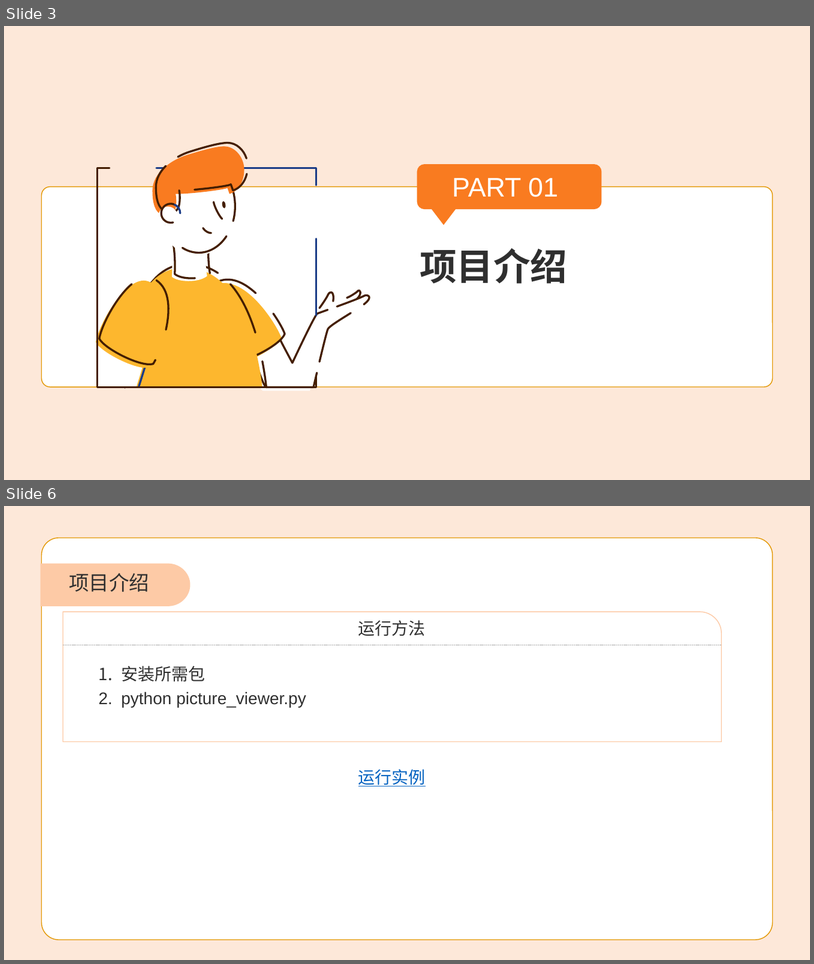
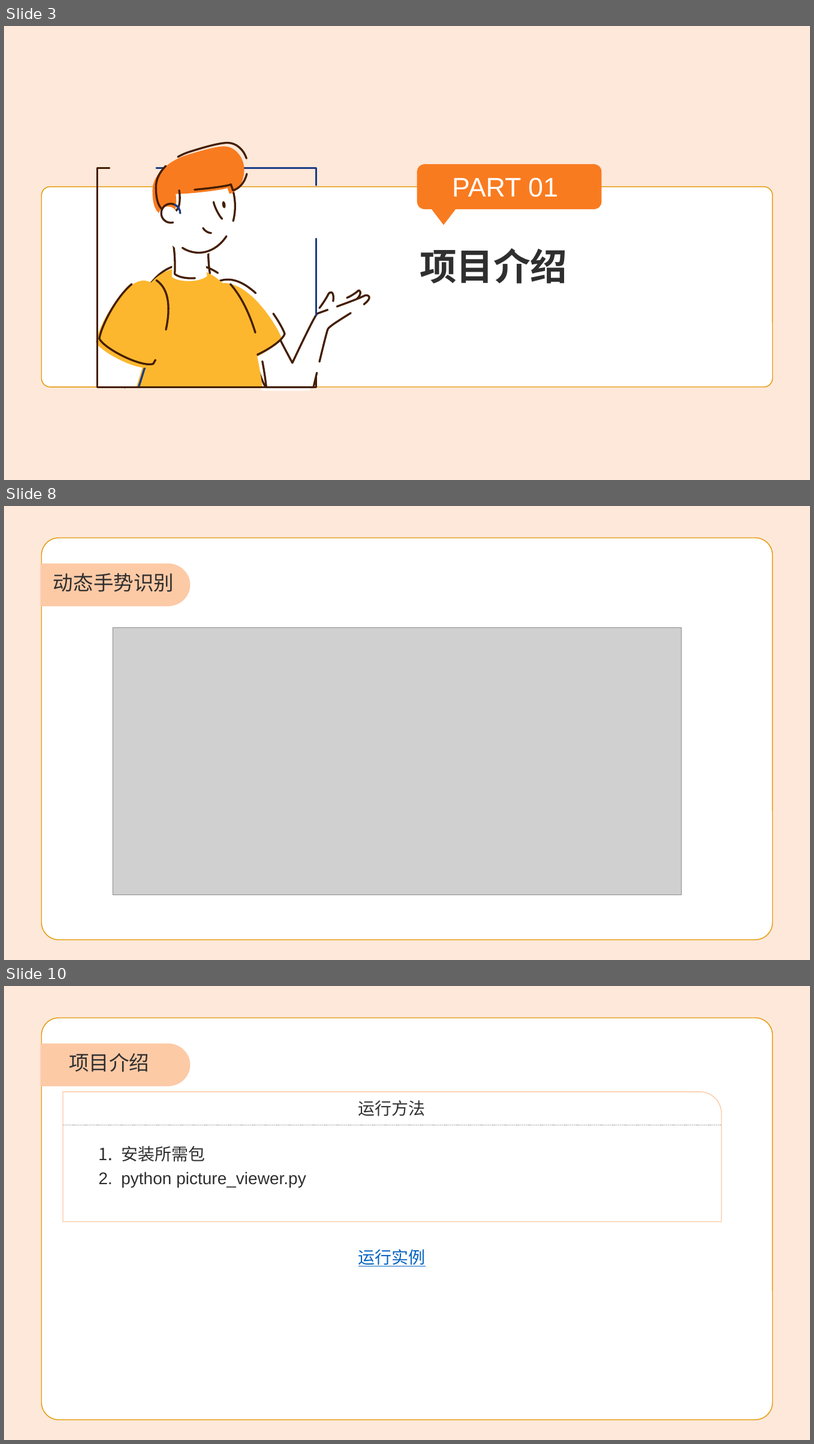
Before and after one commit to luxingzhi27/hci_final_project_hand_gesture_recognition, a slide deck: 一个基于手势识别的图像浏览器.pptx. Shown one above the other, each under a label of ours: slides 3 and 6 before the commit, slides 3, 8 and 10 after it; the slides between them are not shown. The pictures are 814x964 and 814x1444 pixels, drawn with LibreOffice and Linux fonts; fonts in the diff are those of the drawing; grey boxes stand for pictures; background and template pictures are left out. Boxes give left, top, right and bottom in pixels: in the first picture for what was removed or moved away, otherwise in the second. Text is boxed around its words. In the diff, an @@ line names an element or a change of style, - is before the commit and + after.

```diff
--- a/一个基于手势识别的图像浏览器.pptx
+++ b/一个基于手势识别的图像浏览器.pptx
@@ slide 8 added at [4, 506, 810, 960], background #F97B20 at 17% opacity; not listed: 2 template elements that a slide beside it also shows @@
@@ text added at [53, 573, 174, 592], 24 pt, text #2F2F2F @@
+动态手势识别
@@ picture added at [113, 628, 681, 895] @@
@@ what was slide 6 is now slide 10 @@
```
Also in this commit, not shown: 2 slides changed, 5 other slides added, 2 slides removed.
